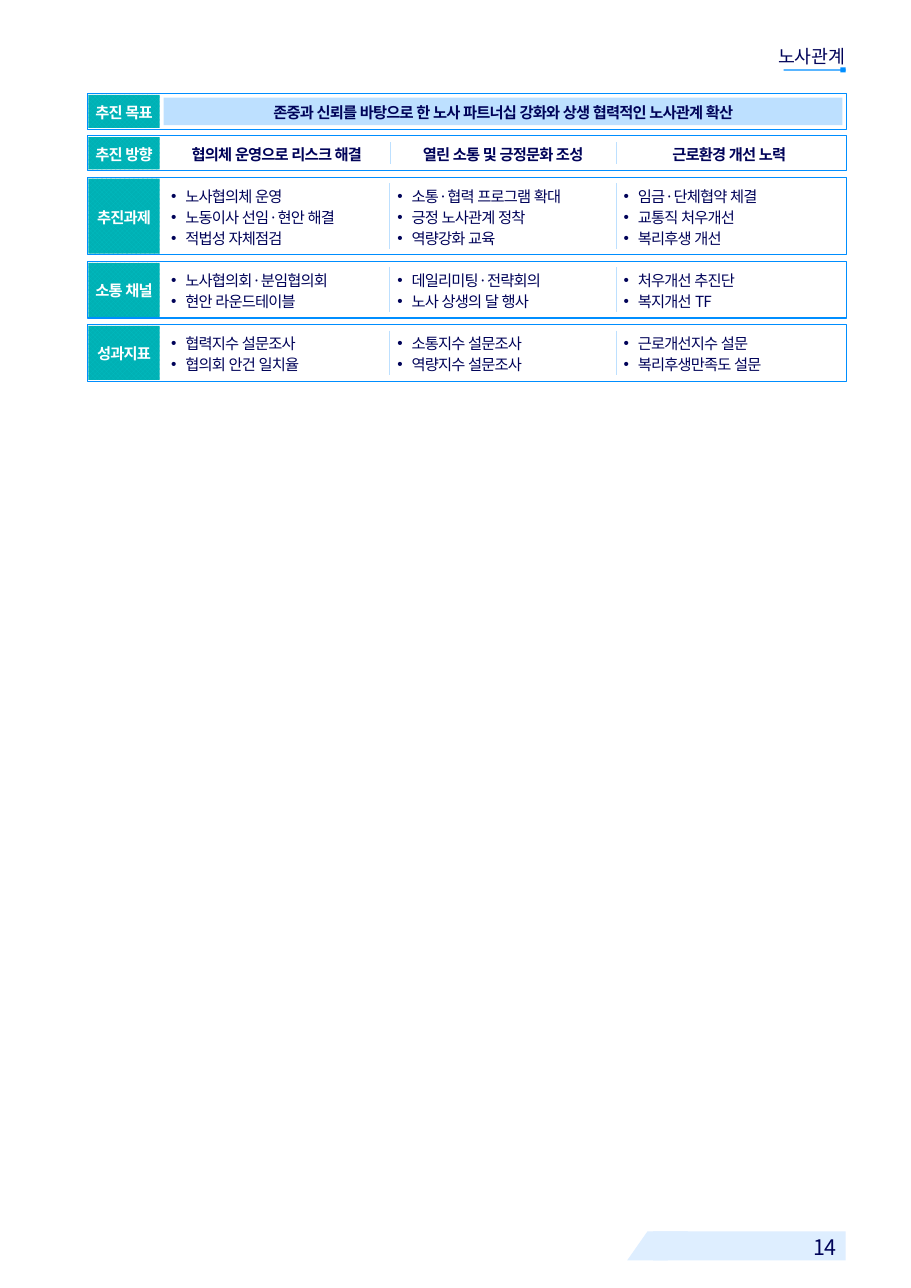
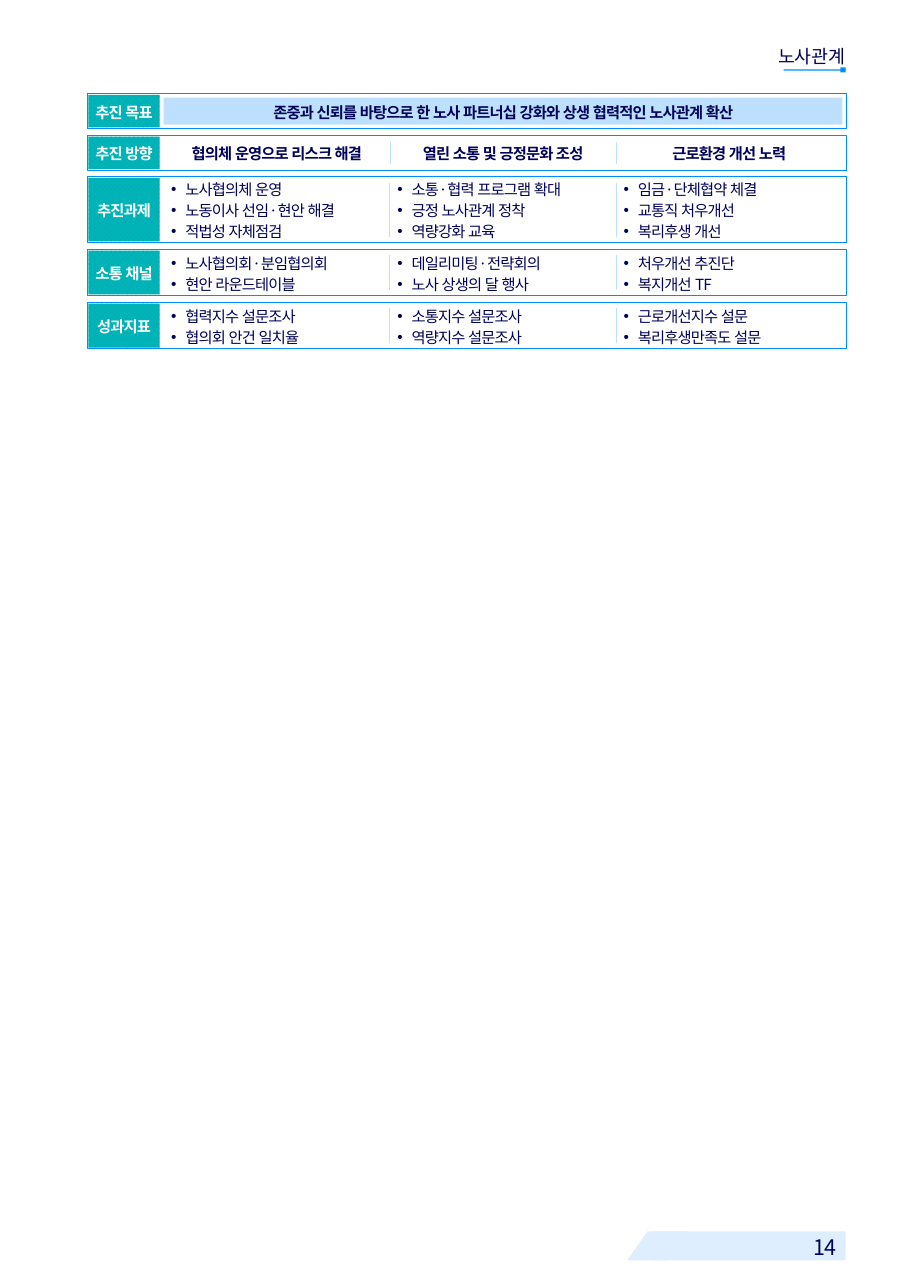
Before and after one commit to khjlsi-creator/claude, a slide deck: slide 14 of korad-경영평가-ppt/KORAD_경영평가_레이아웃_템플릿_A4세로.pptx. Drawn at 911x1288 pixels with LibreOffice and Linux fonts; fonts in the diff are those of the drawing; background and template pictures are left out. Boxes give left, top, right and bottom in pixels: in the first picture for what was removed or moved away, otherwise in the second. Text is boxed around its words. In the diff, an @@ line names an element or a change of style, - is before the commit and + after.

```diff
--- a/korad-경영평가-ppt/KORAD_경영평가_레이아웃_템플릿_A4세로.pptx
+++ b/korad-경영평가-ppt/KORAD_경영평가_레이아웃_템플릿_A4세로.pptx
@@ rectangle resized from (x1=87, y1=177, x2=846, y2=254) to (x1=87, y1=177, x2=846, y2=243) @@
@@ text "추진과제" moved from (x1=97, y1=210, x2=151, y2=225) to (x1=97, y1=203, x2=151, y2=218) @@
@@ rectangle resized from (x1=88, y1=178, x2=160, y2=253) to (x1=88, y1=178, x2=160, y2=241) @@
@@ text "노사협의체 운영" moved from (x1=185, y1=189, x2=335, y2=246) to (x1=185, y1=182, x2=335, y2=239) @@
@@ text "소통·협력 프로그램 확대" moved from (x1=412, y1=189, x2=561, y2=246) to (x1=412, y1=182, x2=561, y2=239) @@
@@ text "임금·단체협약 체결" moved from (x1=638, y1=189, x2=757, y2=246) to (x1=638, y1=182, x2=757, y2=239) @@
@@ line moved from (390, 183) - (390, 249) to (390, 183) - (390, 237) @@
@@ line moved from (616, 183) - (616, 249) to (616, 183) - (616, 237) @@
@@ rectangle resized from (x1=87, y1=261, x2=846, y2=317) to (x1=87, y1=249, x2=846, y2=295) @@
@@ text "소통 채널" moved from (x1=95, y1=283, x2=152, y2=298) to (x1=95, y1=266, x2=152, y2=281) @@
@@ rectangle resized from (x1=88, y1=263, x2=160, y2=317) to (x1=88, y1=251, x2=160, y2=295) @@
@@ text "노사협의회·분임협의회" moved from (x1=185, y1=273, x2=328, y2=309) to (x1=185, y1=256, x2=328, y2=292) @@
@@ line moved from (390, 268) - (390, 312) to (390, 256) - (390, 290) @@
@@ text "데일리미팅·전략회의" moved from (x1=412, y1=273, x2=541, y2=309) to (x1=412, y1=256, x2=541, y2=292) @@
@@ line moved from (616, 268) - (616, 312) to (616, 256) - (616, 290) @@
@@ text "처우개선 추진단" moved from (x1=638, y1=273, x2=735, y2=309) to (x1=638, y1=256, x2=735, y2=292) @@
@@ rectangle resized from (x1=87, y1=325, x2=846, y2=381) to (x1=87, y1=303, x2=846, y2=349) @@
@@ text "성과지표" moved from (x1=97, y1=346, x2=151, y2=361) to (x1=97, y1=319, x2=151, y2=334) @@
@@ rectangle resized from (x1=88, y1=326, x2=160, y2=380) to (x1=88, y1=304, x2=160, y2=348) @@
@@ text "협력지수 설문조사" moved from (x1=185, y1=336, x2=300, y2=372) to (x1=185, y1=309, x2=300, y2=345) @@
@@ line moved from (390, 330) - (390, 376) to (390, 308) - (390, 343) @@
@@ text "소통지수 설문조사" moved from (x1=412, y1=336, x2=522, y2=372) to (x1=412, y1=309, x2=522, y2=345) @@
@@ line moved from (616, 330) - (616, 376) to (616, 308) - (616, 343) @@
@@ text "근로개선지수 설문" moved from (x1=638, y1=336, x2=761, y2=372) to (x1=638, y1=309, x2=761, y2=345) @@
```
Also in this commit, not shown: 21 other slides changed, 5 slides removed, 9 other files.
